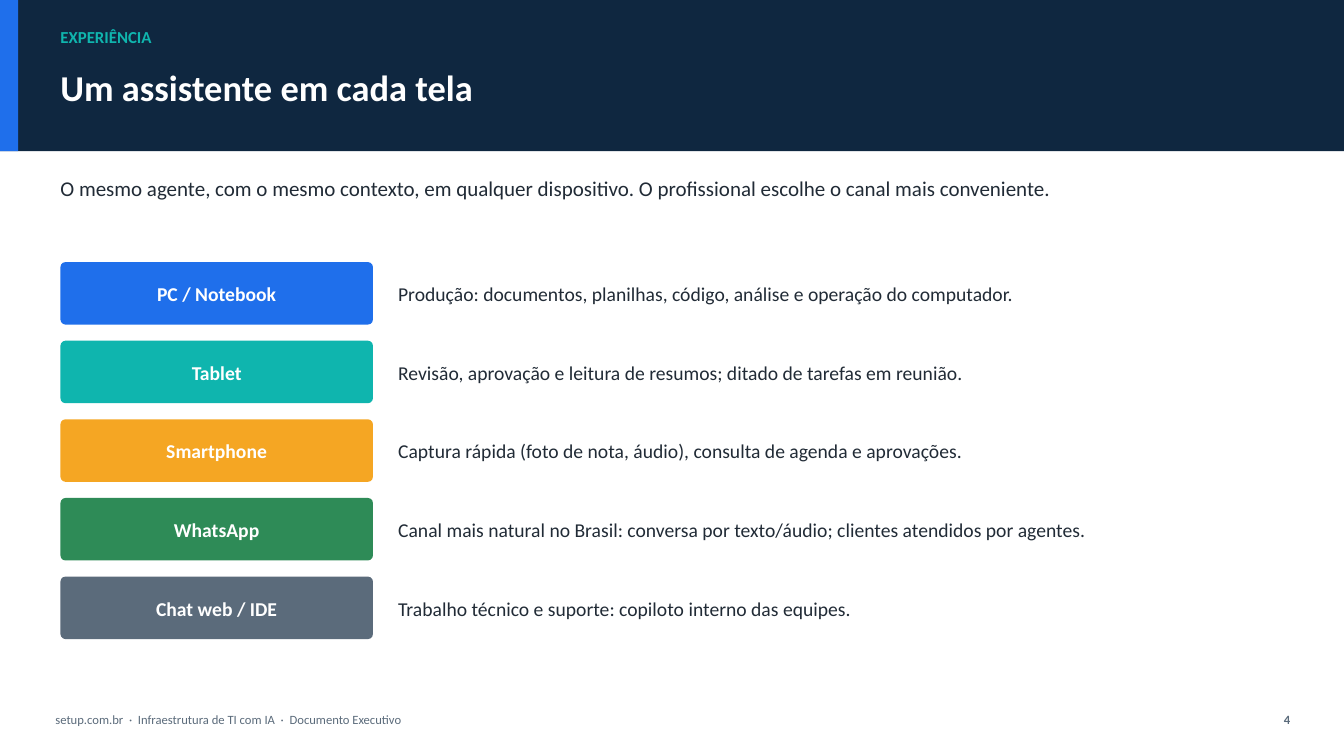
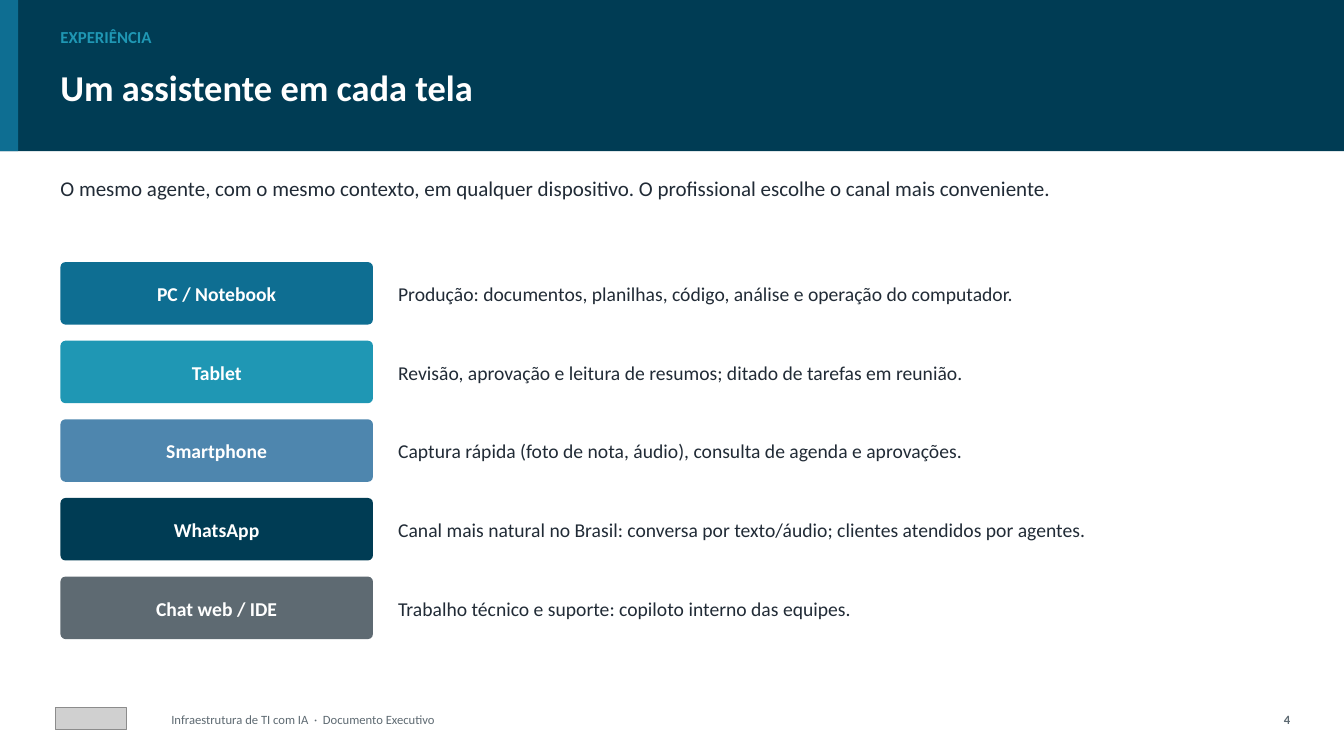
Before and after one commit to rstoi/rstoi, a slide deck: slide 4 of docs/Infraestrutura-IA-setup.com.br.pptx. Drawn at 1344x756 pixels with LibreOffice and Linux fonts; fonts in the diff are those of the drawing; grey boxes stand for pictures. Boxes give left, top, right and bottom in pixels: in the first picture for what was removed or moved away, otherwise in the second. Text is boxed around its words. In the diff, an @@ line names an element or a change of style, - is before the commit and + after.

```diff
--- a/docs/Infraestrutura-IA-setup.com.br.pptx
+++ b/docs/Infraestrutura-IA-setup.com.br.pptx
@@ rectangle at (x1=0, y1=0, x2=1344, y2=151): fill #0F2740 to #003C54 @@
@@ rectangle at (x1=0, y1=0, x2=18, y2=151): fill #1F6FEB to #0E6E92 @@
@@ text "EXPERIÊNCIA" at (x1=60, y1=30, x2=151, y2=43): text colour #0FB5AE to #1F97B4 @@
@@ rounded rectangle at (x1=60, y1=262, x2=373, y2=325): fill #1F6FEB to #0E6E92 @@
@@ rounded rectangle at (x1=60, y1=341, x2=373, y2=403): fill #0FB5AE to #1F97B4 @@
@@ rounded rectangle at (x1=60, y1=419, x2=373, y2=482): fill #F5A623 to #4E86AE @@
@@ rounded rectangle at (x1=60, y1=498, x2=373, y2=561): fill #2E8B57 to #003C54 @@
@@ picture added at (x1=55, y1=708, x2=127, y2=730) @@
@@ text at (x1=171, y1=715, x2=435, y2=724): text changed; text colour #5B6B7B to #5E6A72 @@
-setup.com.br · Infraestrutura de TI com IA · Documento Executivo
+Infraestrutura de TI com IA · Documento Executivo
```
Also in this commit, not shown: 12 other slides changed, 15 other files.
